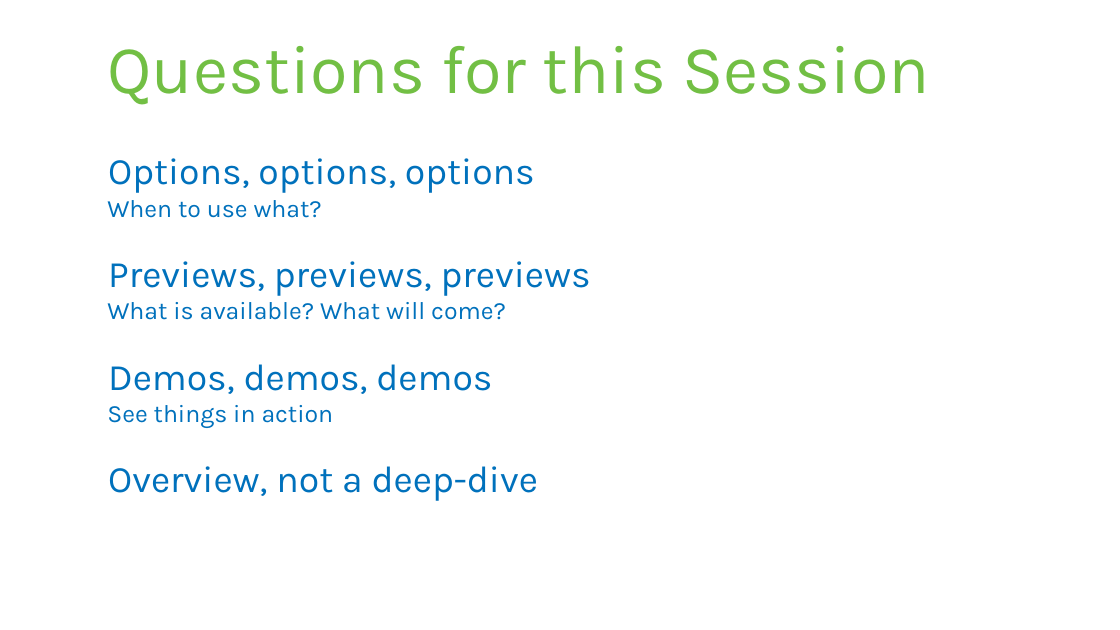
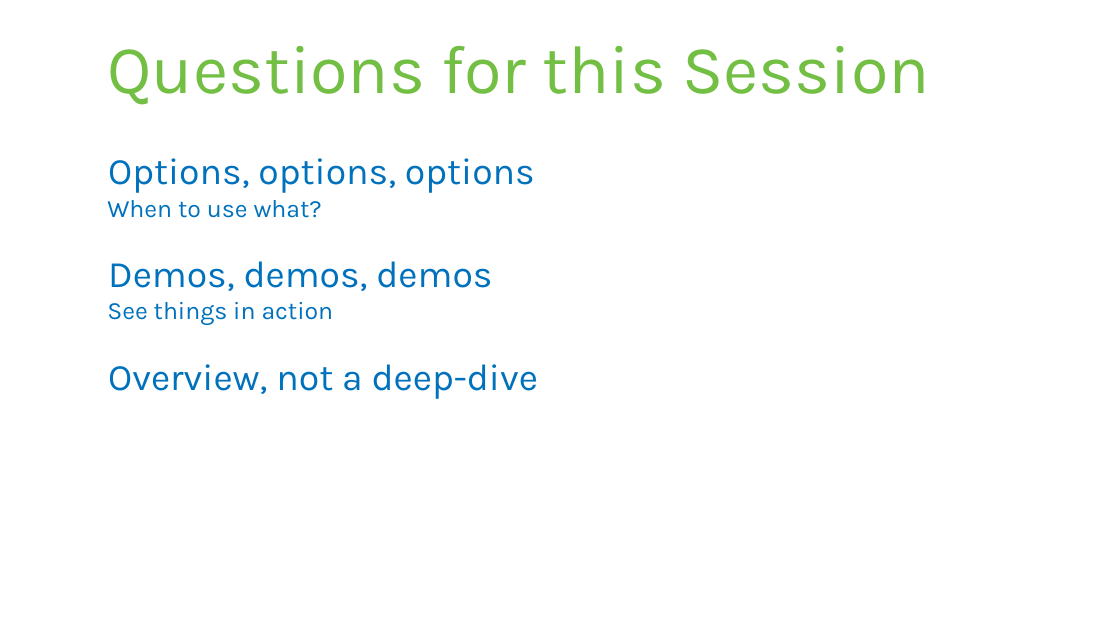
Before and after one commit to rstropek/DockerVS2015Intro, a slide deck: slide 3 of slides/Containers-Microsoft-Universe.pptx. Drawn at 1120x630 pixels with LibreOffice and Linux fonts; fonts in the diff are those of the drawing. Boxes give left, top, right and bottom in pixels: in the first picture for what was removed or moved away, otherwise in the second. Text is boxed around its words. In the diff, an @@ line names an element or a change of style, - is before the commit and + after.

```diff
--- a/slides/Containers-Microsoft-Universe.pptx
+++ b/slides/Containers-Microsoft-Universe.pptx
@@ text at [107,261,591,320]: paragraphs removed @@
-Previews, previews, previews
-  What is available? What will come?
```
Also in this commit, not shown: 8 other slides changed, 2 slides added, 3 other files.
